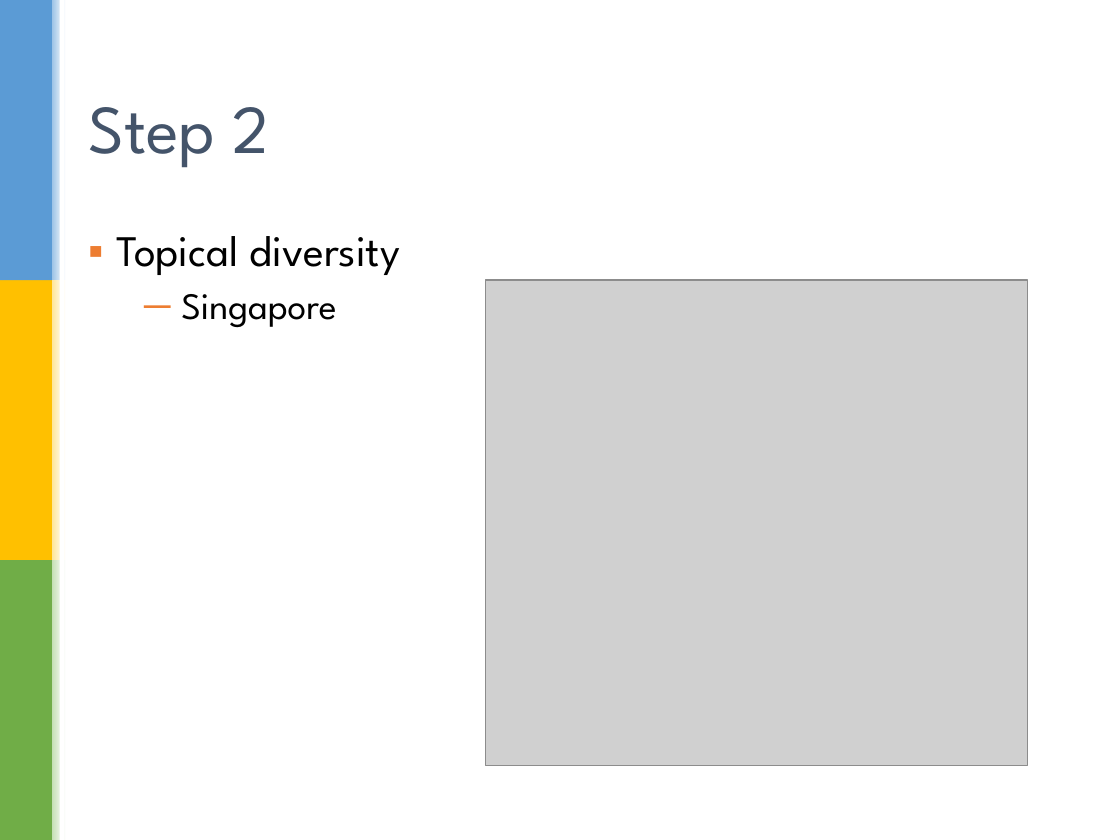
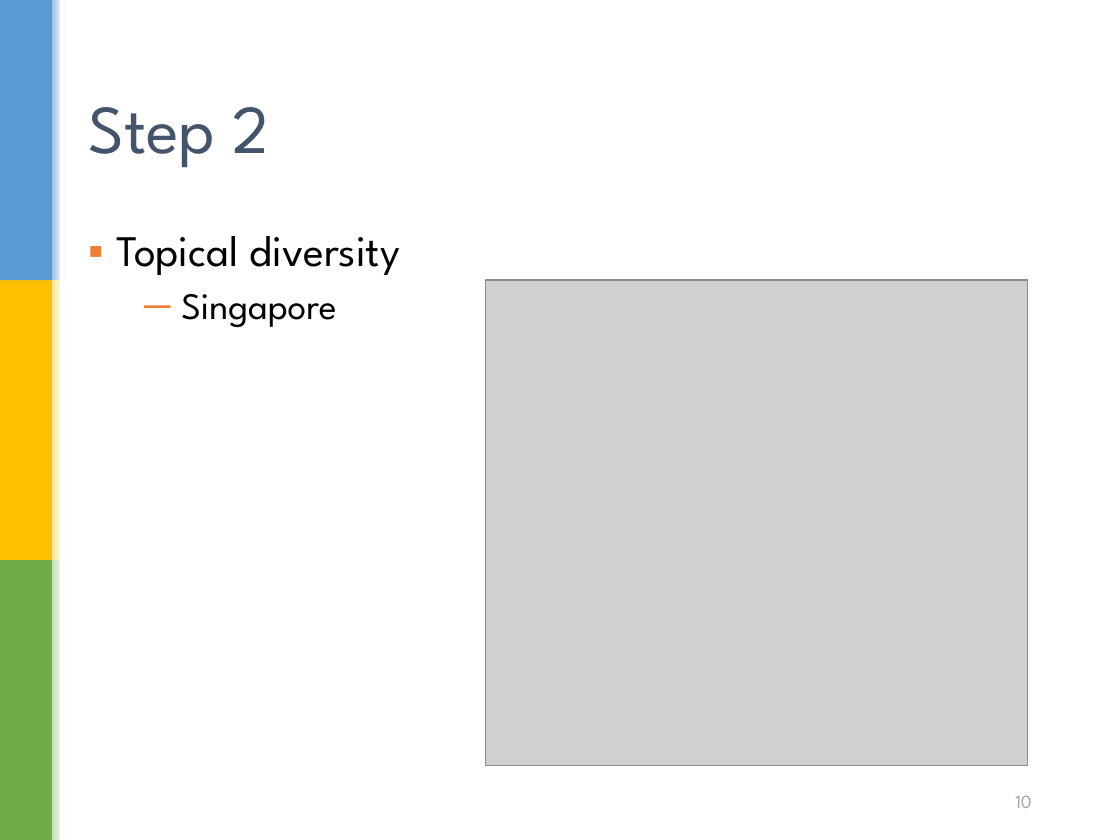
Before and after one commit to cmkumar87/CS5246Test, a slide deck: slide 10 of doc/Diversification_of _search_results_April_17.pptx. Drawn at 1120x840 pixels with LibreOffice and Linux fonts; fonts in the diff are those of the drawing; grey boxes stand for pictures; background and template pictures are left out. Boxes give left, top, right and bottom in pixels: in the first picture for what was removed or moved away, otherwise in the second. Text is boxed around its words. In the diff, an @@ line names an element or a change of style, - is before the commit and + after.

```diff
--- a/doc/Diversification_of _search_results_April_17.pptx
+++ b/doc/Diversification_of _search_results_April_17.pptx
@@ page number added at [1015,796,1031,808], 12 pt, text #A5A5A5 @@
+10
```
Also in this commit, not shown: 17 other slides changed, 1 slide added, 1 slide removed.
